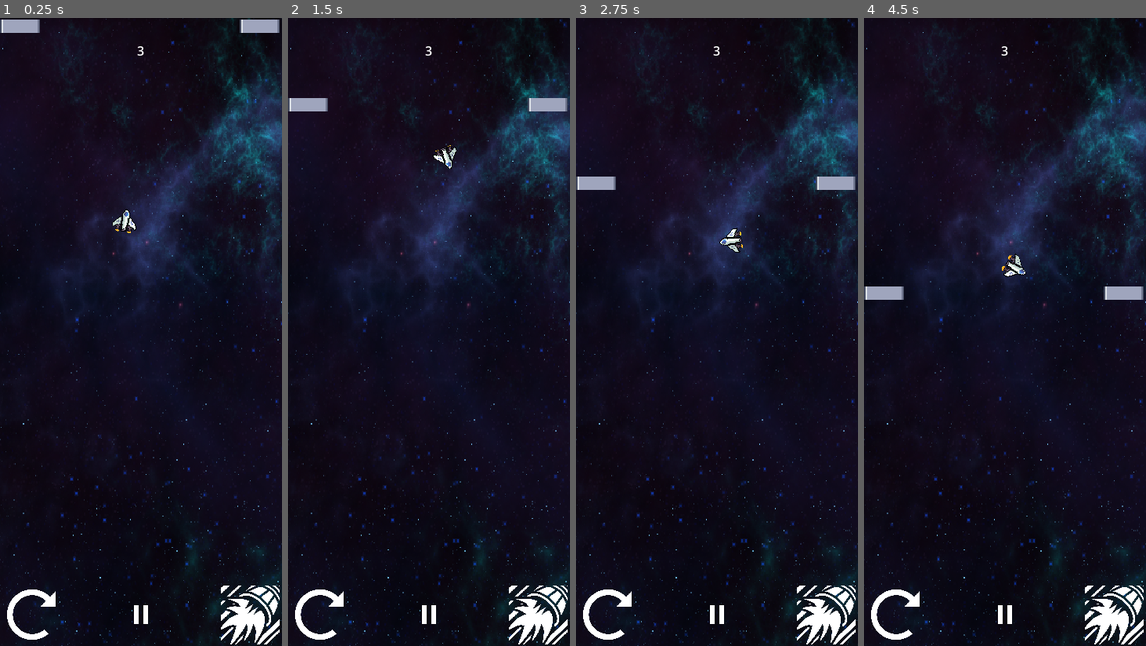
Above: before the commit, frames 1-4 (left to right).
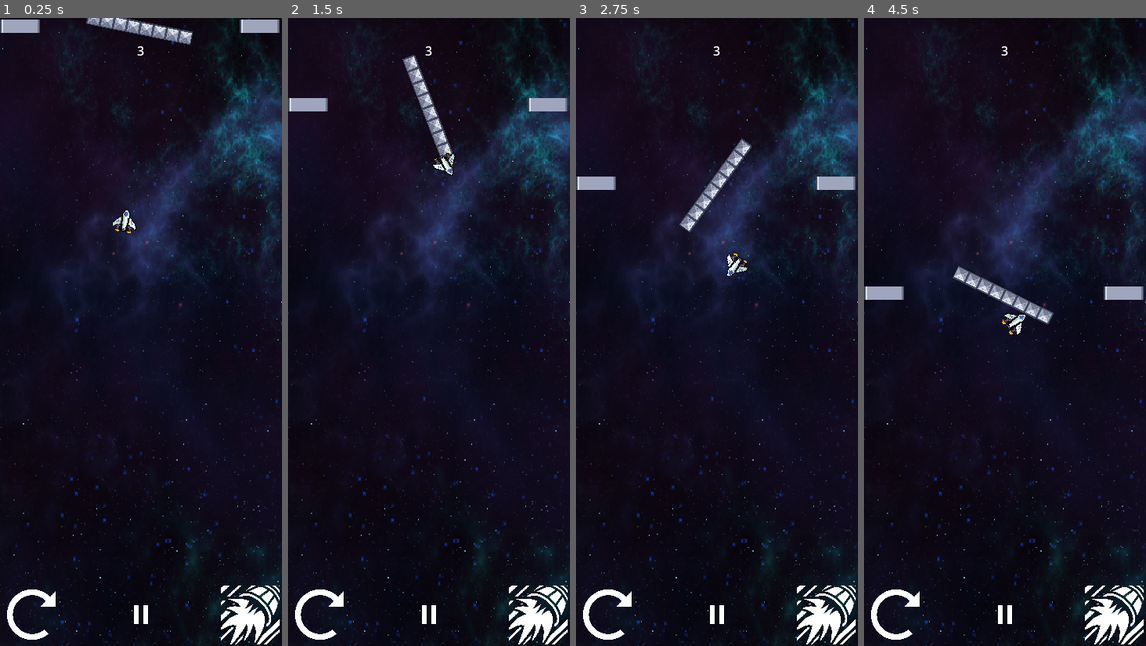
Above: after the commit, the same moments.

Repository: Alxlol/NeonSurge2
Game: Godot game, scene res://levels/infinity.tscn
Two runs of this game, one before a commit and one after it. Both use one fixed random seed, a clock stepped at 60 frames per second and the inputs below.
Inputs:
- Up to frame 1 (0.25 s): no input
- Up to frame 2 (1.5 s): hold Space (Thrust) 0.53-1.28 s; tap Ctrl (Rotate) at 0.6, 1.35 s
- Up to frame 3 (2.75 s): hold Space (Thrust) from 2.03 s (still down); tap Ctrl (Rotate) at 2.1 s
- Up to frame 4 (4.5 s): tap Ctrl (Rotate) at 2.85, 3.6, 4.35 s; release Space (Thrust) at 3.53 s

The runs differ from the first frame. In frame 1, 0.7% of the frame differs, in the area x 30-69%, y 0-5%; in frame 2, 1.0%; in frame 3, 1.2%; in frame 4, 1.2%, in the area x 31-68%, y 37-51%.

Commit message:
added rotating obsticlis

Diff:
--- /dev/null
+++ b/actors/obstacles/obstacle_01.gd
@@ -0,0 +1,11 @@
+extends Node2D
+
+@export var rotation_speed : float = 0.8
+# Called when the node enters the scene tree for the first time.
+func _ready() -> void:
+	pass # Replace with function body.
+
+
+# Called every frame. 'delta' is the elapsed time since the previous frame.
+func _process(delta: float) -> void:
+	$Anchor.rotate(rotation_speed * delta)
--- /dev/null
+++ b/actors/obstacles/obstacle_01.tscn
@@ -0,0 +1,14 @@
+[gd_scene load_steps=3 format=4 uid="uid://3tlxh7vyren0"]
+
+[ext_resource type="TileSet" uid="uid://bv88ixiarhoh7" path="res://art/tilemaps/tile_set.tres" id="1_ig6c6"]
+[ext_resource type="Script" path="res://actors/obstacles/obstacle_01.gd" id="2_upr7t"]
+
+[node name="Obstacle01" type="Node2D"]
+script = ExtResource("2_upr7t")
+
+[node name="Anchor" type="Marker2D" parent="."]
+
+[node name="TileMapLayer" type="TileMapLayer" parent="Anchor"]
+position = Vector2(-68, -9)
+tile_map_data = PackedByteArray("AAAAAAAAAAACAAAAAAABAAAAAAACAAAAAAACAAAAAAACAAAAAAADAAAAAAACAAAAAAAEAAAAAAACAAAAAAAFAAAAAAACAAAAAAAGAAAAAAACAAAAAAAHAAAAAAACAAAAAAA=")
+tile_set = ExtResource("1_ig6c6")
--- a/levels/infinity/modules/module_00.tscn
+++ b/levels/infinity/modules/module_00.tscn
@@ -1,6 +1,7 @@
-[gd_scene load_steps=2 format=3 uid="uid://wpdcr5yeiequ"]
+[gd_scene load_steps=3 format=3 uid="uid://wpdcr5yeiequ"]
 
 [ext_resource type="PackedScene" uid="uid://cq1npxbw3t6g8" path="res://levels/infinity/modules/master_module.tscn" id="1_edoee"]
+[ext_resource type="PackedScene" uid="uid://3tlxh7vyren0" path="res://actors/obstacles/obstacle_01.tscn" id="2_b3h30"]
 
 [node name="master_module" instance=ExtResource("1_edoee")]
 
@@ -13,3 +14,6 @@
 [node name="Label" parent="CenterContainer" index="0"]
 theme_override_font_sizes/font_size = 40
 text = "GLHF"
+
+[node name="Obstacle01" parent="." index="4" instance=ExtResource("2_b3h30")]
+position = Vector2(178, 793)
